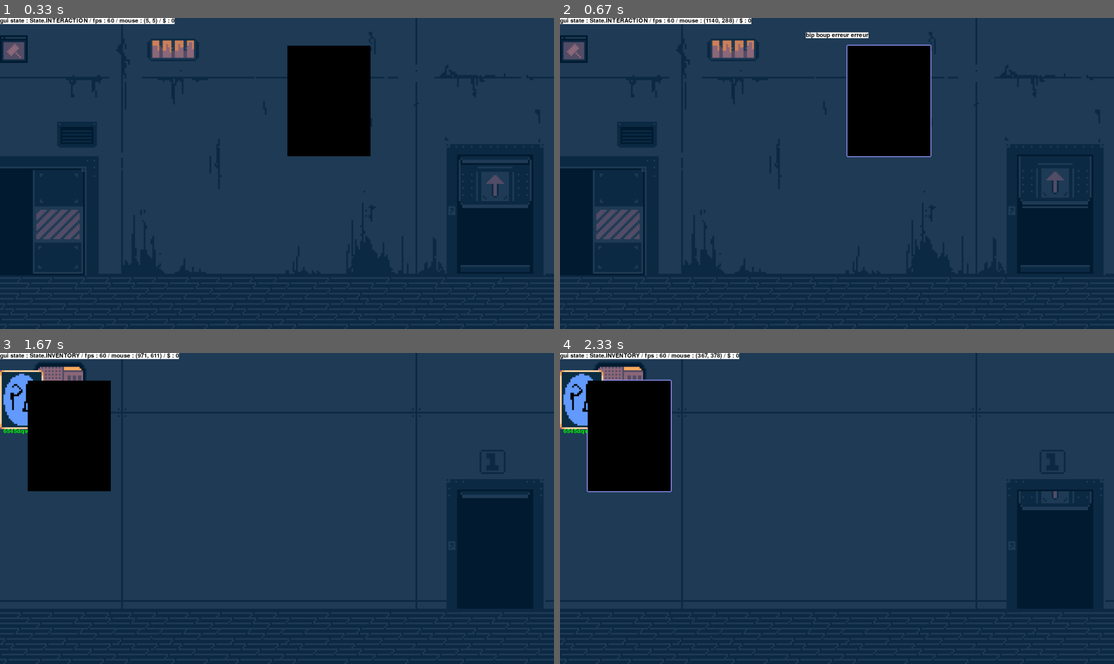
Above: before the commit, frames 1-4 (two rows, left to right).
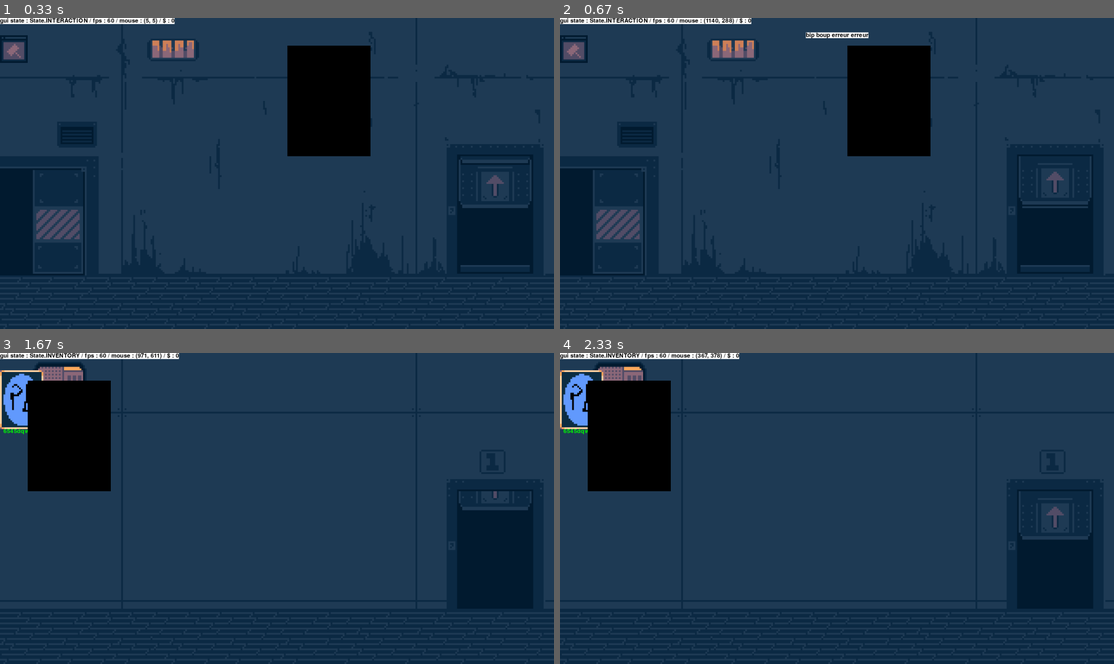
Above: after the commit, the same moments.

Repository: PouchyCorp/TrophNSI
Game: pygame game, started from sources/main.py
Two runs of this game, one before a commit and one after it. Both use one fixed random seed, a clock stepped at 60 frames per second and the inputs below.
Inputs (mouse positions are in pixels of both pictures, inside the frame that each line leads up to):
- Up to frame 1 (0.33 s): no input
- Up to frame 2 (0.67 s): click (886, 101) at 0.38 s
- Up to frame 3 (1.67 s): click (504, 524) at 0.72 s; hold Up 1-1.47 s; tap Space at 1.07, 1.37, 1.57 s; hold Down from 1.5 s (still down); move the mouse to (282, 530) at 1.53 s
- Up to frame 4 (2.33 s): release Down at 1.8 s; hold Up 1.83-2.2 s; tap Space at 1.9, 2.3 s; tap B at 1.98 s; hold Down from 2.23 s (still down); move the mouse to (665, 461) at 2.27 s

Frame 1 is identical in both runs. In frame 2, 0.3% of the frame differs, in the area x 51-68%, y 8-45%; in frame 3, 0.3%; in frame 4, 0.9%, in the area x 4-96%, y 8-60%.

Commit message:
porte fonctionnel

Diff:
--- a/sources/main.py
+++ b/sources/main.py
@@ -193,13 +193,18 @@
         for placeable in current_room.placed:
             if placeable.rect.collidepoint(mouse_pos.xy):
                 color = (150, 150, 255) if not gui_state == State.DESTRUCTION else (255, 0, 0)
-                placeable.draw_outline(WIN, color)
-
-                if type(placeable) == subplaceable.Door and not placeable.is_open:
-                    placeable.is_open = True
-
-            elif type(placeable) == subplaceable.Door and placeable.is_open:
-                placeable.is_open = False
+
+                if type(placeable) == subplaceable.Door  and placeable.anim_close.is_finished():
+                    placeable.anim = placeable.anim_open
+                    placeable.anim_close.reset_frame()
+
+                #placeable.draw_outline(WIN, color)
+
+
+            elif type(placeable) == subplaceable.Door and placeable.anim_open.is_finished():
+                placeable.anim = placeable.anim_close
+                placeable.anim_open.reset_frame()
+
 
         # fps counter / state debug
         WIN.blit(Popup(
--- a/sources/objects/anim.py
+++ b/sources/objects/anim.py
@@ -25,10 +25,10 @@
         self.repeat = repeat
 
     def get_frame(self) -> Surface:
-        if self.img_index == self.length and self.repeat:
+        if self.img_index == self.length-1 and self.repeat:
             self.img_index = 0
 
-        if self.__speed_incr >= self.speed and self.img_index != self.length:
+        if self.__speed_incr >= self.speed and self.img_index != self.length-1 :
             self.img_index += 1
             self.__speed_incr = 0
         else:
@@ -44,3 +44,7 @@
         return new_surf
     def copy(self):
         return Animation(self.spritesheet,self.line,self.length,self.speed,self.repeat)
+
+    def is_finished(self):
+        if self.img_index == self.length-1 :
+            return True
--- a/sources/objects/placeablesubclass.py
+++ b/sources/objects/placeablesubclass.py
@@ -5,16 +5,6 @@
 class Door(Placeable):
     def __init__(self, name, coord, surf, tag = None):
         super().__init__(name, coord, surf, tag)
-        self.is_open = False
         self.anim_close = Animation(sprite.SPRITESHEET_BAS, 0, 9, 4, False)
         self.anim_open = Animation(sprite.SPRITESHEET_HAUT, 0, 17, 4, False)
-
-    def get_blit_args(self):
-        if self.is_open:
-            self.anim_close.reset_frame()
-            self.surf = self.anim_open.get_frame()
-        else:
-            self.anim_open.reset_frame()
-            self.surf = self.anim_close.get_frame()
-
-        return self.surf, self.rect
+        self.anim = self.anim_close
